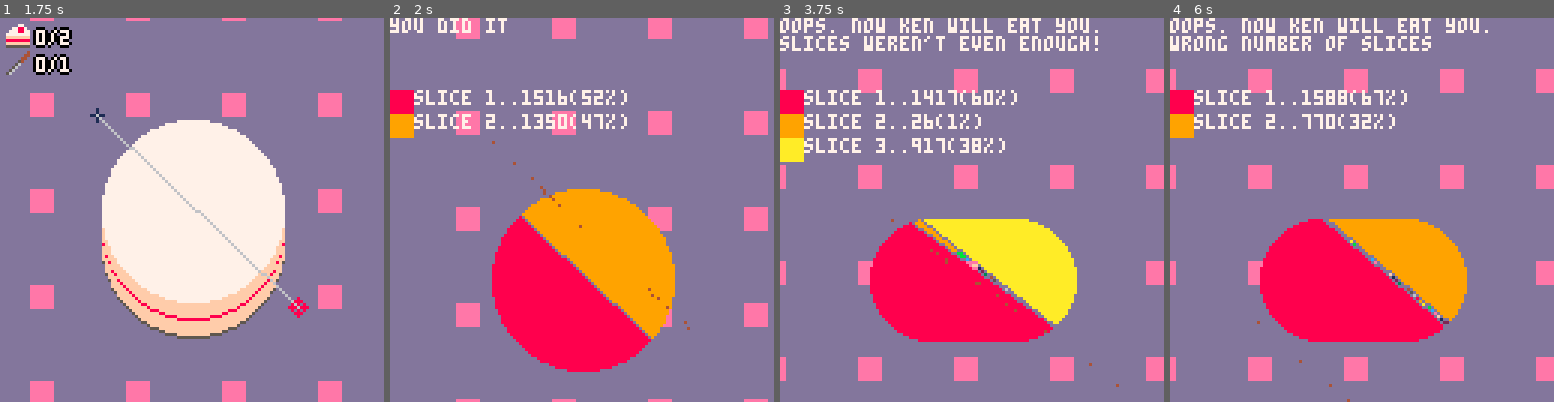
Above: before the commit, frames 1-4 (left to right).
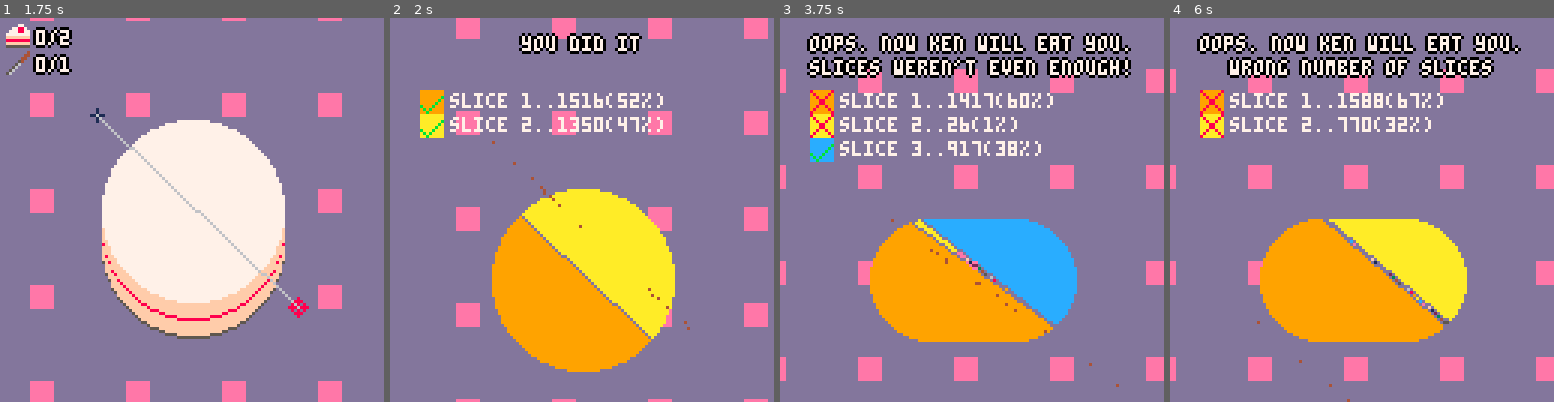
Above: after the commit, the same moments.

Repository: m-r-hunt/Pico-8-Carts
Game: PICO-8 cartridge cakecut.p8
Two runs of this game, one before a commit and one after it. Both use one fixed random seed, a clock stepped at 60 frames per second and the inputs below.
Inputs (mouse positions are in pixels of both pictures, inside the frame that each line leads up to):
- Up to frame 1 (1.75 s): tap X (X key) at 0.33, 1.07 s; click (280, 121) at 0.67 s; tap O (Z key) at 0.7, 1.7 s; click (46, 267) at 1.22 s; hold Right from 1.6 s (still down)
- Up to frame 2 (2 s): keep holding Right; click (497, 114) at 1.77 s; tap X (X key) at 1.85 s
- Up to frame 3 (3.75 s): release Right at 2.1 s; tap O (Z key) every 0.4 s from 2.1 to 3.7 s; hold Up 2.15-2.42 s; click (952, 259) at 2.32 s; hold Right 2.47-3.03 s; click (1014, 106) at 2.87 s; tap X (X key) at 2.97 s; hold Left 3.08-3.58 s; click (1075, 256) at 3.42 s; hold Down from 3.63 s (still down)
- Up to frame 4 (6 s): release Down at 3.97 s; click (1231, 102) at 3.97 s; hold Right 4.02-4.68 s; tap X (X key) at 4.08, 5.2 s; tap O (Z key) every 0.4 s from 4.1 to 5.7 s; click (1292, 248) at 4.52 s; hold Up 4.73-5.03 s; click (1354, 94) at 5.07 s; hold Left 5.08-5.68 s; click (1419, 244) at 5.62 s; hold Down from 5.73 s (still down)

Frame 1 is identical in both runs. In frame 2, 23% of the frame differs, in the area x 0-75%, y 0-93%; in frame 3, 27%, in the area x 0-92%, y 0-85%; in frame 4, 25%.

Commit message:
improve results screen

Diff:
--- a/cakecut.p8
+++ b/cakecut.p8
@@ -219,11 +219,14 @@
   local y=(s+2)*8
   col=slices[s][4]
   pal(13,col)
-  spr(12,0,y)
+  spr(12,10,y)
   local desc=slices[s][1]
   local percent=flr((slices[s][3]/slice_total)*100)
   if (slices[s][2]>0) desc=desc.."+"..slices[s][2]
-  print("slice "..s..".."..desc.."("..percent.."%)",8,y)
+  print("slice "..s..".."..desc.."("..percent.."%)",20,y+1)
+  pal()
+  palt()
+  spr(slices[s][5] and 28 or 29,10,y)
  end
  pal()
 end
@@ -236,7 +239,7 @@
  end
  color(7)
  cursor()
- print("you did it")
+ print_bolded_centered("you did it",6)
  draw_result_table()
  debug_print_slices()
 end
@@ -248,8 +251,8 @@
   pset(strawbs[s][1],strawbs[s][2]+23,3)
  end
  color(7)
- print("oops. now ken will eat you.")
- print(fail_reason)
+ print_bolded_centered("oops. now ken will eat you.",6)
+ print_bolded_centered(fail_reason,14)
  draw_result_table()
  debug_print_slices()
 end
@@ -377,7 +380,7 @@
 
 function next_colour(c)
  c=(c+1)%16
- if c==0 or c==7 or c==13 or c==14 then
+ if c==0 or c==7 or c==8 or c==11 or c==13 or c==14 then
   c=(c+1)%16
  end
  return c
@@ -400,7 +403,7 @@
    end
   end
  end--]]
- local nextc=8
+ local nextc=9
  slices={}
  for x=cakex,cakex+cakesize do
   for y=cakey,cakey+cakesize do
@@ -448,15 +451,18 @@
 end
 
 function slices_equal()
+ local target=slice_total/#slices
 	local allowed_variance=slice_total/10
+	local all_ok=true
 	for i=1,#slices do
-	 for j=i+1,#slices do
-	  if abs(slices[i][3] - slices[j][3]) > allowed_variance then
-	   return false
-	  end
+	 if abs(slices[i][3]-target)>allowed_variance then
+	  all_ok=false
+	  slices[i][5]=false
+	 else
+	  slices[i][5]=true
 	 end
 	end
-	return true
+	return all_ok
 end
 
 -->8
@@ -644,14 +650,14 @@
 888888888888888888888888888888888888888888888888888888888888888888888888888888880000000000888000ddddddddeeeeeeee2828828800000000
 888888888888888888888877888888888888888888888888888888888888888888888888888888880000000000080000ddddddddeeeeeeee3888888300000000
 888888888888888888888878888888888777788888888888888888888888888888888888888888880000000000000000ddddddddeeeeeeee0333333000000000
-88888888888888888888878888888887778888878888888888888888888888888888888888888888000077000000000400000000000000000000000000000000
-88888888888888888888788888888878888888878777788888877888888888888888888888888888007788700000004400000000000000000000000000000000
-88888888888888888888788888888778888888878788778887787888777888888888888888888888077788770000044000000000000000000000000000000000
-88888888888888888888877777888788888888877888888778887877888788888888888888888888777777770000540000000000000000000000000000000000
-88888888888888888888888878888788888888878888888788887878887888787777888888888888ffffffff0005600000000000000000000000000000000000
-88888888888888888888888877888788888888778888887888887788887888787888778888888888888888880056000000000000000000000000000000000000
-88888888888888888888888877887788888888778888878877778788778887878888878888888888ffffffff0560000000000000000000000000000000000000
-88888888888888888888888877888788888888778888887888888788888887788888878888888888555555555600000000000000000000000000000000000000
+88888888888888888888878888888887778888878888888888888888888888888888888888888888000077000000000400000000800000080000000000000000
+88888888888888888888788888888878888888878777788888877888888888888888888888888888007788700000004400000000080000800000000000000000
+8888888888888888888878888888877888888887878877888778788877788888888888888888888807778877000004400000000b008008000000000000000000
+888888888888888888888777778887888888888778888887788878778887888888888888888888887777777700005400000000b0000880000000000000000000
+88888888888888888888888878888788888888878888888788887878887888787777888888888888ffffffff0005600000000b00000880000000000000000000
+888888888888888888888888778887888888887788888878888877888878887878887788888888888888888800560000b000b000008008000000000000000000
+88888888888888888888888877887788888888778888878877778788778887878888878888888888ffffffff056000000b0b0000080000800000000000000000
+88888888888888888888888877888788888888778888887888888788888887788888878888888888555555555600000000b00000800000080000000000000000
 88888888888888888888888877888778888788788888887888888878888887788888877888888888000000000000000000000000000000000000000000000000
 88888888888888888888788878888878877788788888888788888887888887888888887888888888000000000000000000000000000000000000000000000000
 88888888888888888887887788888887788888788888888878788888777788888888887888888888000000000000000000000000000000000000000000000000
